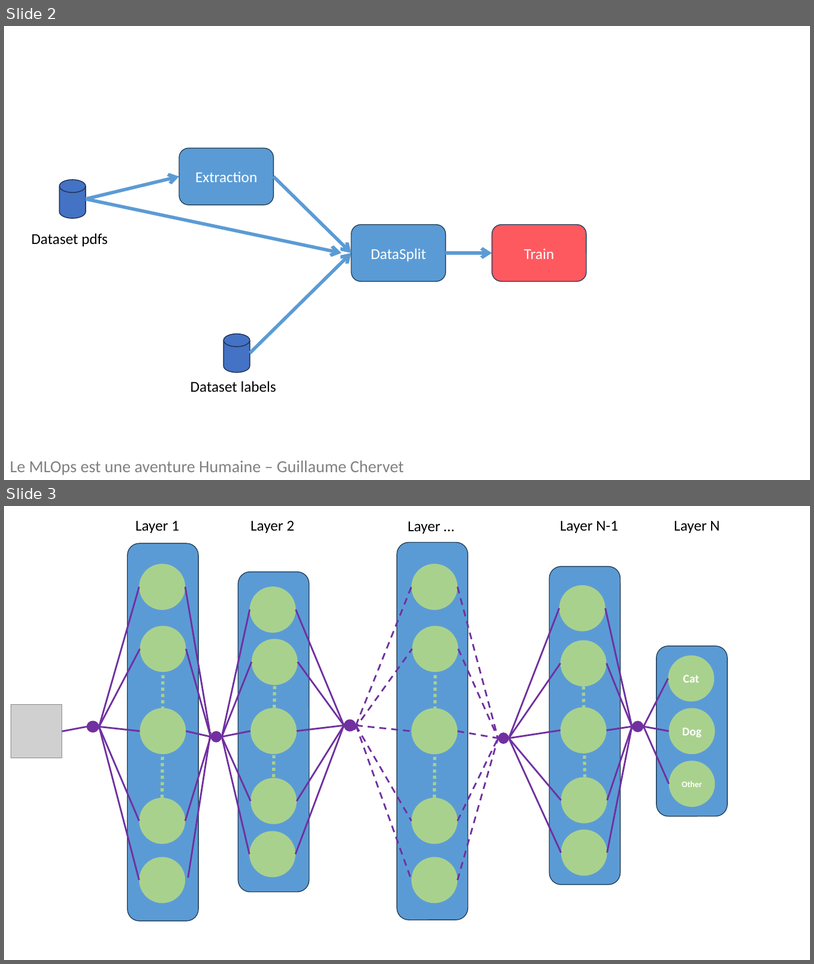
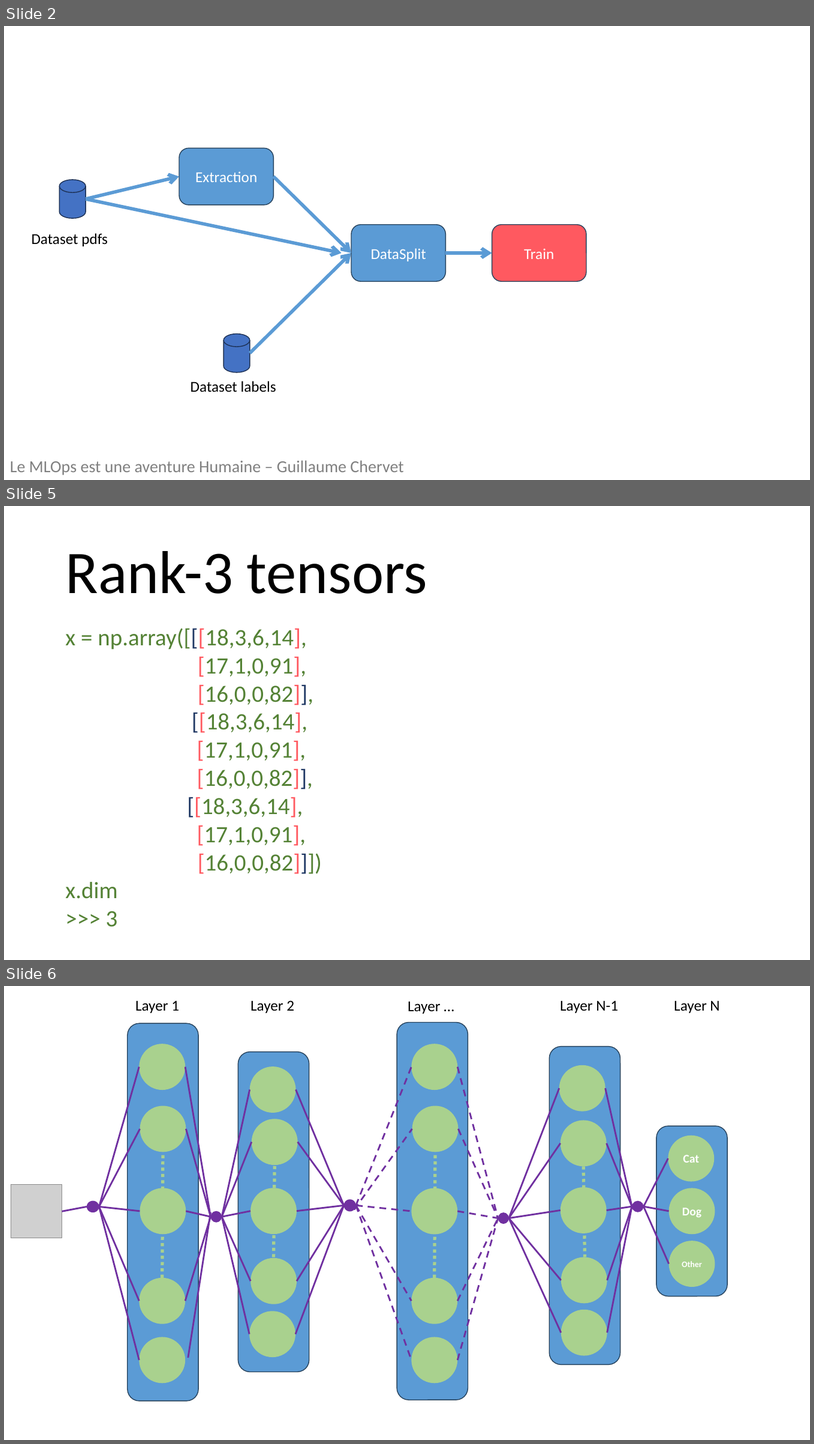
Before and after one commit to guillaume-chervet/Les-Minutes-MLOps, a slide deck: Episode 40 - Train/Les Minutes MLOPs Episode 40.pptx. Shown one above the other, each under a label of ours: slides 2 and 3 before the commit, slides 2, 5 and 6 after it; the slides between them are not shown. The pictures are 814x964 and 814x1444 pixels, drawn with LibreOffice and Linux fonts; fonts in the diff are those of the drawing; grey boxes stand for pictures. Boxes give left, top, right and bottom in pixels: in the first picture for what was removed or moved away, otherwise in the second. Text is boxed around its words. In the diff, an @@ line names an element or a change of style, - is before the commit and + after.

```diff
--- a/Episode 40 - Train/Les Minutes MLOPs Episode 40.pptx
+++ b/Episode 40 - Train/Les Minutes MLOPs Episode 40.pptx
@@ slide 5 added at <box>4,506,810,960</box>, background #FFFFFF @@
@@ title added at <box>65,551,428,594</box>, 72 pt, text #000000 @@
+Rank-3 tensors
@@ text added at <box>65,628,322,927</box>, 27.9 pt, text #548235 @@
+x = np.array([[[18,3,6,14],
+[17,1,0,91],
+[16,0,0,82]],
+[[18,3,6,14],
+[17,1,0,91],
+[16,0,0,82]],
+[[18,3,6,14],
+[17,1,0,91],
+[16,0,0,82]]])
+x.dim
+>>> 3
@@ what was slide 3 is now slide 6 @@
```
Also in this commit, not shown: 1 slide changed, 5 other slides added, 1 other file.
